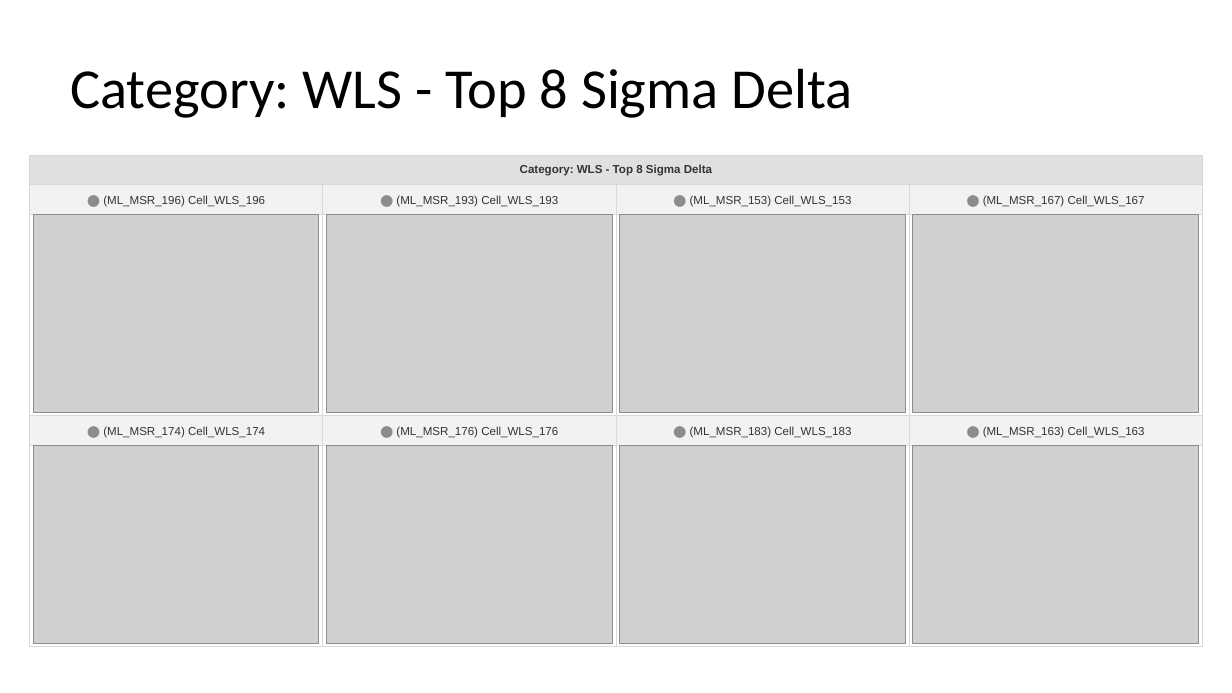
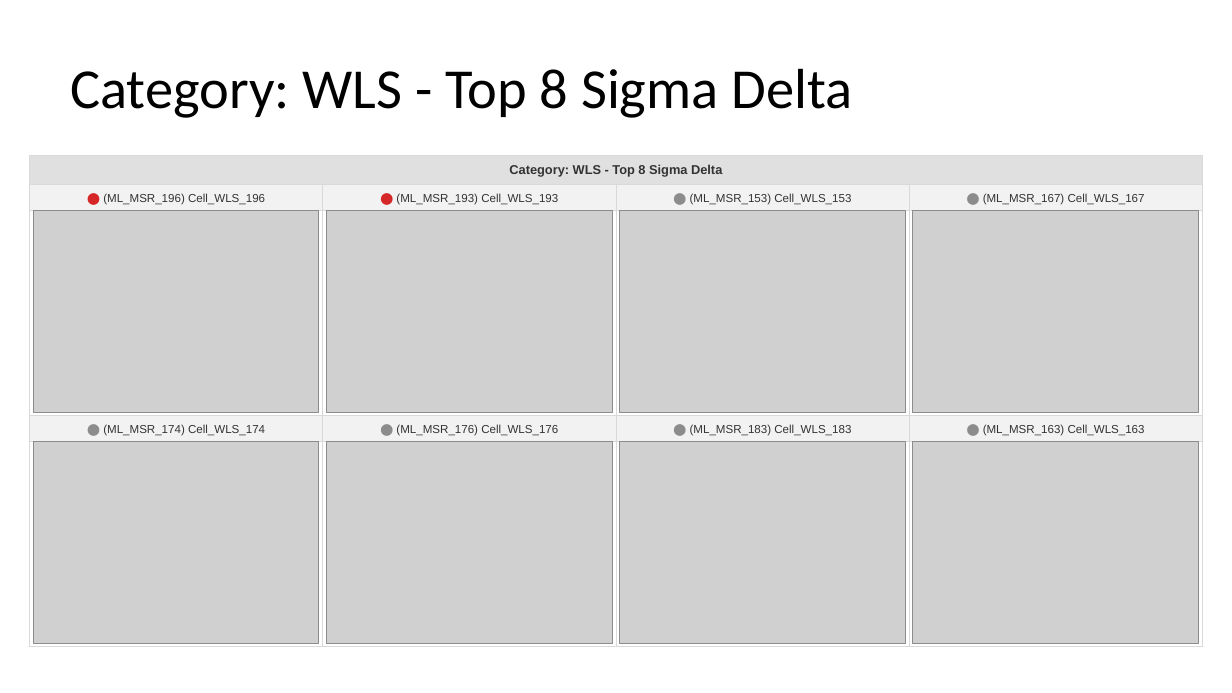
Before and after one commit to parktj4264/DRB-Code, a slide deck: slide 5 of output/Sigma_Summary_Latest.pptx (slide 4 before the commit). Drawn at 1232x693 pixels with LibreOffice and Linux fonts; fonts in the diff are those of the drawing; grey boxes stand for pictures. Boxes give left, top, right and bottom in pixels: in the first picture for what was removed or moved away, otherwise in the second. Text is boxed around its words. In the diff, an @@ line names an element or a change of style, - is before the commit and + after.

```diff
--- a/output/Sigma_Summary_Latest.pptx
+++ b/output/Sigma_Summary_Latest.pptx
@@ table at (x1=30, y1=155, x2=1202, y2=647) @@
@@ size 9 to 10 pt @@
@@ text "⬤ (ML_MSR_196) Cell_WLS_196" at (x1=103, y1=193, x2=265, y2=205): text colour #8C8C8C to #D62728 in "⬤" @@
@@ text "⬤ (ML_MSR_193) Cell_WLS_193" at (x1=396, y1=193, x2=558, y2=205): text colour #8C8C8C to #D62728 in "⬤" @@
```
Also in this commit, not shown: 4 other slides changed, 2 slides added, 1 slide removed, 5 other files.
